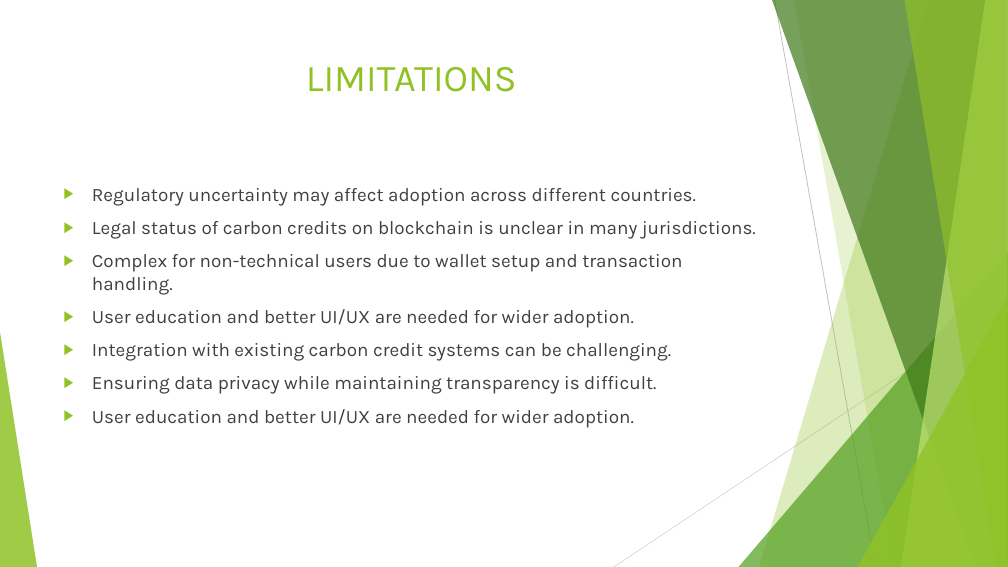
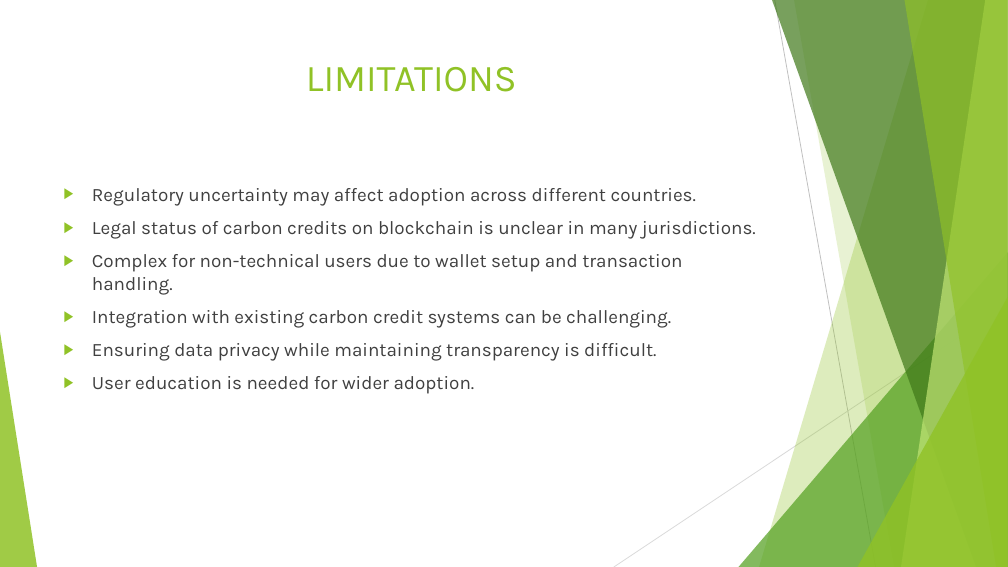
Before and after one commit to amol01netke/project-docs, a slide deck: slide 16 of final presentation.pptx. Drawn at 1008x567 pixels with LibreOffice and Linux fonts; fonts in the diff are those of the drawing. Boxes give left, top, right and bottom in pixels: in the first picture for what was removed or moved away, otherwise in the second. Text is boxed around its words. In the diff, an @@ line names an element or a change of style, - is before the commit and + after.

```diff
--- a/final presentation.pptx
+++ b/final presentation.pptx
@@ text at [92,309,634,328]: paragraph removed @@
-▶ User education and better UI/UX are needed for wider adoption.
@@ text at [92,376,475,394]: text changed @@
-▶ User education and better UI/UX are needed for wider adoption.
+▶ User education is needed for wider adoption.
```
Also in this commit, not shown: 41 other files.
